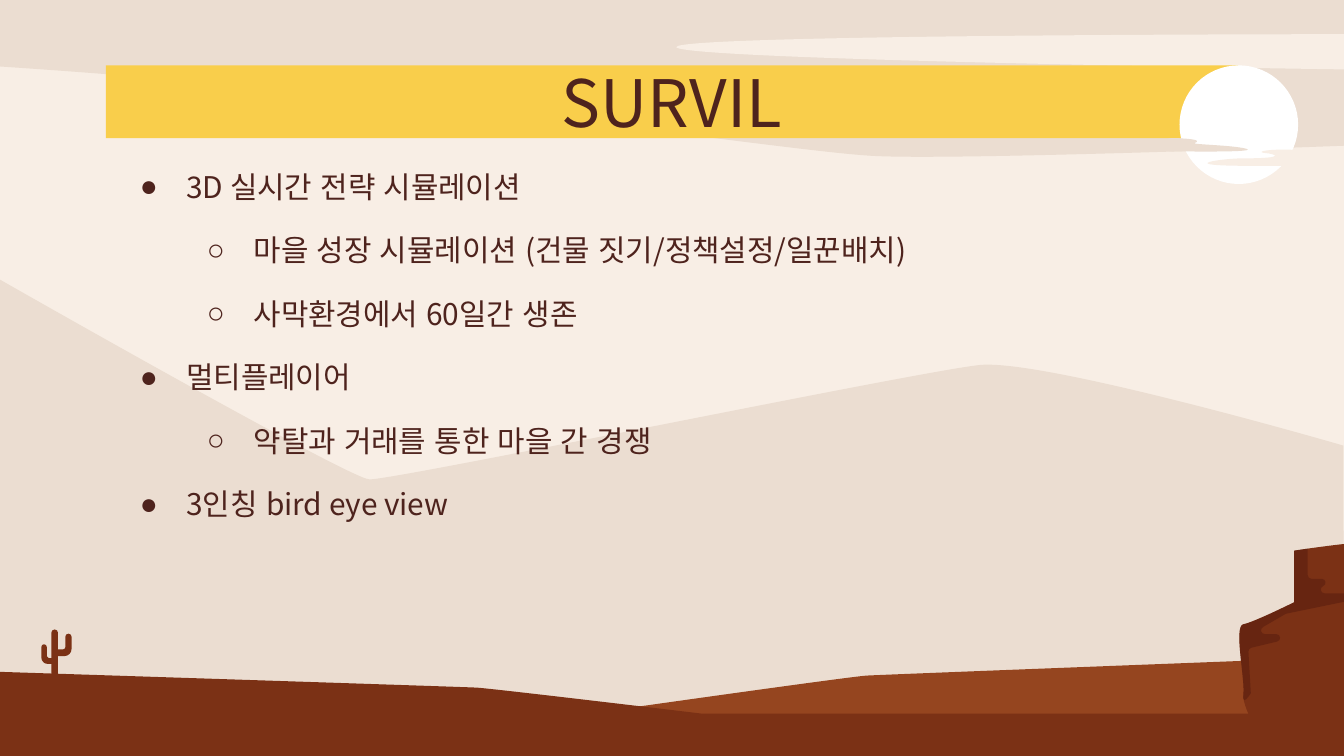
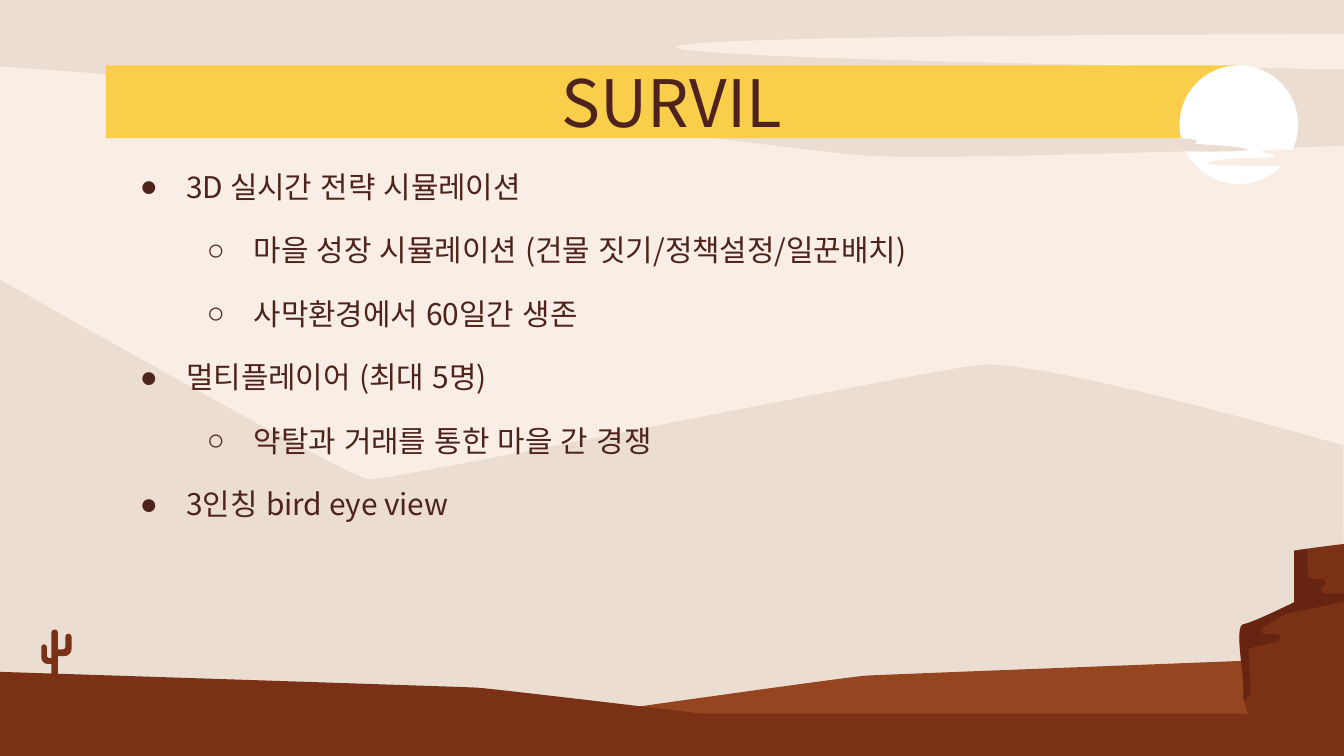
Before and after one commit to kkh3a4a/Survil_project, a slide deck: slide 2 of 기획/졸작제안서-2.pptx. Drawn at 1344x756 pixels with LibreOffice and Linux fonts; fonts in the diff are those of the drawing. Boxes give left, top, right and bottom in pixels: in the first picture for what was removed or moved away, otherwise in the second. Text is boxed around its words. In the diff, an @@ line names an element or a change of style, - is before the commit and + after.

```diff
--- a/기획/졸작제안서-2.pptx
+++ b/기획/졸작제안서-2.pptx
@@ text at <box>186,363,487,394</box>: text changed @@
-● 멀티플레이어
+● 멀티플레이어 (최대 5명)
```
Also in this commit, not shown: 1 other slide changed.
